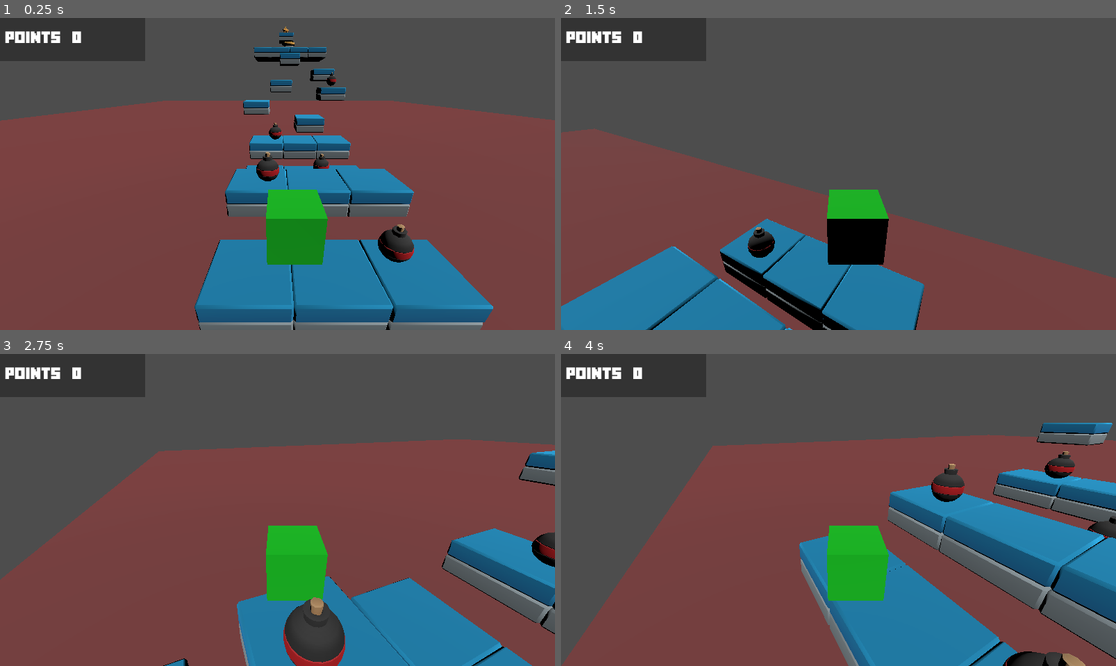
Above: before the commit, frames 1-4 (two rows, left to right).
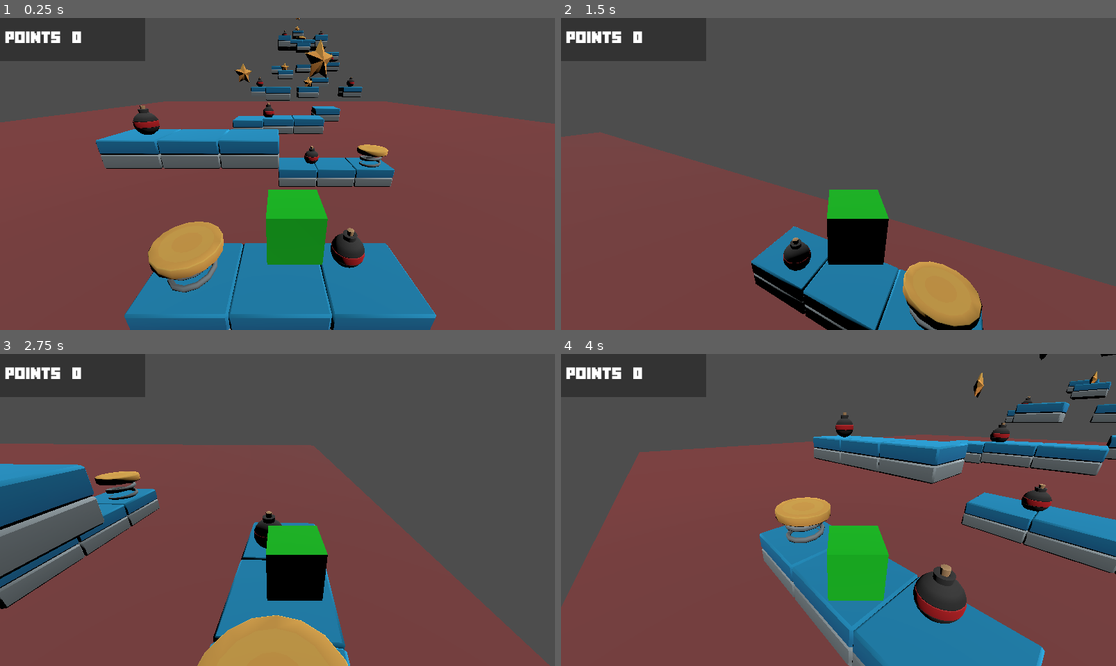
Above: after the commit, the same moments.

Repository: pwkkos/Godot-Minigame-1
Game: Godot game, scene res://Scenes/Main.tscn
Same seed, same stepped clock (60 frames per second), same inputs: the game is played once before the commit and once after it.
Inputs:
- Up to frame 1 (0.25 s): no input
- Up to frame 2 (1.5 s): tap Enter (ui_accept) at 0.5, 0.77 s; hold Right (ui_right) 0.53-1.28 s; hold Down (ui_down) from 1.28 s (still down)
- Up to frame 3 (2.75 s): tap Enter (ui_accept) at 1.52 s; release Down (ui_down) at 2.03 s; hold Right (ui_right) from 2.03 s (still down)
- Up to frame 4 (4 s): release Right (ui_right) at 2.78 s; hold Up (ui_up) 2.78-3.53 s; tap Enter (ui_accept) at 3.02, 3.77 s; hold Left (ui_left) from 3.53 s (still down)

The runs differ from the first frame. In frame 1, 24% of the frame differs, in the area x 0-100%, y 0-100%; in frame 2, 14%; in frame 3, 38%, in the area x 0-100%, y 27-100%; in frame 4, 33%.

Commit message:
Update game

Diff:
--- a/godot-minigame-1/Scenes/Main.tscn
+++ b/godot-minigame-1/Scenes/Main.tscn
@@ -44,7 +44,7 @@
 transform = Transform3D(0.9408867, 0, -0.33872154, 0.26964808, 0.6051968, 0.74901736, 0.20499314, -0.796076, 0.5694215, 0, 10, 0)
 
 [node name="Player" parent="." instance=ExtResource("1_kln2b")]
-transform = Transform3D(-4.371139e-08, 0, -1, 0, 1, 0, 1, 0, -4.371139e-08, -0.5906524, 1.7738466, 5.118198)
+transform = Transform3D(-4.371139e-08, 0, -1, 0, 1, 0, 1, 0, -4.371139e-08, -0.40850538, 1.7478452, 6.397123)
 
 [node name="Camera3D" type="Camera3D" parent="Player"]
 transform = Transform3D(1, 0, 0, 0, 0.91969824, 0.39262608, 0, -0.39262608, 0.91969824, -0.31240737, 2.45037, 3.2369843)
--- a/godot-minigame-1/Scenes/level.tscn
+++ b/godot-minigame-1/Scenes/level.tscn
@@ -9,82 +9,103 @@
 [node name="Level" type="Node3D"]
 
 [node name="Hazard_FallZone" parent="." instance=ExtResource("1_k5f4k")]
-transform = Transform3D(1, 0, 0, 0, 1, 0, 0, 0, 1, 44, -2, 5)
+transform = Transform3D(1, 0, 0, 0, 1.6500001, 0, 0, 0, 1, 44, -2.8, 5)
 
 [node name="Platforms" type="Node3D" parent="."]
 transform = Transform3D(1, 0, 0, 0, 1, 0, 0, 0, 1, 1, 0, -1)
 
 [node name="Platform30" parent="Platforms" instance=ExtResource("1_tumq0")]
-transform = Transform3D(1, 0, 0, 0, 1, 0, 0, 0, 1, 12.994326, 2, 4)
+transform = Transform3D(-4.371139e-08, 0, 1, 0, 1, 0, -1, 0, -4.371139e-08, 25.994326, 5, 8)
 
 [node name="Platform31" parent="Platforms" instance=ExtResource("1_tumq0")]
-transform = Transform3D(1, 0, 0, 0, 1, 0, 0, 0, 1, 10.994326, 1, 8)
+transform = Transform3D(1, 0, 0, 0, 1, 0, 0, 0, 1, 22.994326, 4, 12)
+
+[node name="Platform33" parent="Platforms" instance=ExtResource("1_tumq0")]
+transform = Transform3D(1, 0, 0, 0, 1, 0, 0, 0, 1, 20.994326, 3, 5)
 
 [node name="Platform32" parent="Platforms" instance=ExtResource("1_tumq0")]
-transform = Transform3D(1, 0, 0, 0, 1, 0, 0, 0, 1, 21.99149, 7, 4.100001)
+transform = Transform3D(-4.371139e-08, 0, 0.9, 0, 1.6500001, 0, -1, 0, -3.934025e-08, 34.99149, 10, 8.1)
 
 [node name="Platform26" parent="Platforms" instance=ExtResource("1_tumq0")]
-transform = Transform3D(1, 0, 0, 0, 1, 0, 0, 0, 1, 21.977303, 7, 10)
+transform = Transform3D(-4.371139e-08, 0, 1, 0, 1.6500001, 0, -1, 0, -4.371139e-08, 34.977303, 10, 14)
 
 [node name="Platform27" parent="Platforms" instance=ExtResource("1_tumq0")]
-transform = Transform3D(1, 0, 0, 0, 1, 0, 0, 0, 1, 29.977303, 10, 6.8999996)
+transform = Transform3D(-4.371139e-08, 0, 1, 0, 1, 0, -1, 0, -4.371139e-08, 42.977303, 13, 10.9)
+
+[node name="Platform34" parent="Platforms" instance=ExtResource("1_tumq0")]
+transform = Transform3D(-4.371139e-08, 0, 1, 0, 1, 0, -1, 0, -4.371139e-08, 42.977303, 13, 10.9)
 
 [node name="Platform28" parent="Platforms" instance=ExtResource("1_tumq0")]
-transform = Transform3D(1, 0, 0, 0, 1, 0, 0, 0, 1, 23.974464, 7, 6)
+transform = Transform3D(-4.371139e-08, 0, 1, 0, 1, 0, -1, 0, -4.371139e-08, 36.974464, 10, 10)
 
 [node name="Platform22" parent="Platforms" instance=ExtResource("1_tumq0")]
-transform = Transform3D(1, 0, 0, 0, 1, 0, 0, 0, 1, 19.282978, 6.1000004, 6.8999996)
+transform = Transform3D(-4.371139e-08, 0, 1, 0, 1, 0, -1, 0, -4.371139e-08, 32.282978, 9.1, 10.9)
 
 [node name="Platform23" parent="Platforms" instance=ExtResource("1_tumq0")]
-transform = Transform3D(1, 0, 0, 0, 1, 0, 0, 0, 1, 17.982977, 4.6, 10.1)
+transform = Transform3D(-4.371139e-08, 0, 1, 0, 1, 0, -1, 0, -4.371139e-08, 30.182978, 7.6, 14.8)
 
 [node name="Platform24" parent="Platforms" instance=ExtResource("1_tumq0")]
-transform = Transform3D(1, 0, 0, 0, 1, 0, 0, 0, 1, 23.980143, 7, 10.000001)
+transform = Transform3D(-4.371139e-08, 0, 1, 0, 1.6500001, 0, -1, 0, -4.371139e-08, 36.98014, 10, 14.000001)
+
+[node name="Platform29" parent="Platforms" instance=ExtResource("1_tumq0")]
+transform = Transform3D(-4.371139e-08, 0, 1, 0, 1, 0, -1, 0, -4.371139e-08, 13.58014, 1.4, 11.000002)
+
+[node name="Platform25" parent="Platforms" instance=ExtResource("1_tumq0")]
+transform = Transform3D(-4.371139e-08, 0, 1, 0, 1, 0, -1, 0, -4.371139e-08, 31.98014, 6, 7.0000014)
 
 [node name="Platform18" parent="Platforms" instance=ExtResource("1_tumq0")]
-transform = Transform3D(1, 0, 0, 0, 1, 0, 0, 0, 1, 16.588652, 3.6, 6)
+transform = Transform3D(-4.371139e-08, 0, 1, 0, 1, 0, -1, 0, -4.371139e-08, 29.38865, 6, 10.7)
 
 [node name="Platform19" parent="Platforms" instance=ExtResource("1_tumq0")]
-transform = Transform3D(1, 0, 0, 0, 1, 0, 0, 0, 1, 13.788651, 3, 10.1)
+transform = Transform3D(-4.371139e-08, 0, 1, 0, 1, 0, -1, 0, -4.371139e-08, 26.78865, 6, 14.1)
 
 [node name="Platform20" parent="Platforms" instance=ExtResource("1_tumq0")]
-transform = Transform3D(1, 0, 0, 0, 1, 0, 0, 0, 1, 23.985813, 7, 8)
+transform = Transform3D(-4.371139e-08, 0, 1, 0, 1, 0, -1, 0, -4.371139e-08, 36.985813, 10, 12)
 
 [node name="Platform14" parent="Platforms" instance=ExtResource("1_tumq0")]
-transform = Transform3D(1, 0, 0, 0, 1, 0, 0, 0, 1, 23.997162, 7, 4.1)
+transform = Transform3D(-4.371139e-08, 0, 1, 0, 1.6500001, 0, -1, 0, -4.371139e-08, 36.833275, 10, 8.069456)
 
 [node name="Platform15" parent="Platforms" instance=ExtResource("1_tumq0")]
-transform = Transform3D(1, 0, 0, 0, 1, 0, 0, 0, 1, 21.997162, 7, 8)
+transform = Transform3D(-4.371139e-08, 0, 1, 0, 1, 0, -1, 0, -4.371139e-08, 34.99716, 10, 12)
 
 [node name="Platform16" parent="Platforms" instance=ExtResource("1_tumq0")]
-transform = Transform3D(1, 0, 0, 0, 1, 0, 0, 0, 1, 21.994326, 7, 6)
+transform = Transform3D(-4.371139e-08, 0, 1, 0, 1, 0, -1, 0, -4.371139e-08, 34.994324, 10, 10)
 
 [node name="Platform10" parent="Platforms" instance=ExtResource("1_tumq0")]
-transform = Transform3D(1, 0, 0, 0, 1, 0, 0, 0, 1, 8, 0, 5)
+transform = Transform3D(1, 0, 0, 0, 1, 0, 0, 0, 1, 10.1, 1, 5)
 
 [node name="Platform11" parent="Platforms" instance=ExtResource("1_tumq0")]
-transform = Transform3D(1, 0, 0, 0, 1, 0, 0, 0, 1, 8.023943, 0, 8.993853)
+transform = Transform3D(1, 0, 0, 0, 1, 0, 0, 0, 1, 10.023943, 1.1, 8.993853)
 
 [node name="Platform12" parent="Platforms" instance=ExtResource("1_tumq0")]
-transform = Transform3D(1, 0, 0, 0, 1, 0, 0, 0, 1, 7.997163, 0, 7)
+transform = Transform3D(1, 0, 0, 0, 1, 0, 0, 0, 1, 9.997163, 1.1, 7)
+
+[node name="Platform13" parent="Platforms" instance=ExtResource("1_tumq0")]
+transform = Transform3D(1, 0, 0, 0, 1, 0, 0, 0, 1, 18, 3, 10)
+
+[node name="Platform17" parent="Platforms" instance=ExtResource("1_tumq0")]
+transform = Transform3D(1, 0, 0, 0, 1, 0, 0, 0, 1, 20.023943, 3, 14.993853)
+
+[node name="Platform21" parent="Platforms" instance=ExtResource("1_tumq0")]
+transform = Transform3D(1, 0, 0, 0, 1, 0, 0, 0, 1, 13.997163, 3, 7)
 
 [node name="Platform8" parent="Platforms" instance=ExtResource("1_tumq0")]
-transform = Transform3D(1, 0, 0, 0, 1, 0, 0, 0, 1, 4.7, -0.90000004, 5)
+transform = Transform3D(1, 0, 0, 0, 1, 0, 0, 0, 1, 6.2, -0.90000004, 8)
 
 [node name="Platform5" parent="Platforms" instance=ExtResource("1_tumq0")]
-transform = Transform3D(1, 0, 0, 0, 1, 0, 0, 0, 1, 2, 0, 5)
+transform = Transform3D(1, 0, 0, 0, 1, 0, 0, 0, 1, 3, 1.3999997, 2)
 
 [node name="Platform4" parent="Platforms" instance=ExtResource("1_tumq0")]
-transform = Transform3D(1, 0, 0, 0, 1, 0, 0, 0, 1, 4.7, -0.90000004, 9)
+transform = Transform3D(1, 0, 0, 0, 1, 0, 0, 0, 1, 6.2, -0.90000004, 12)
 
 [node name="Platform3" parent="Platforms" instance=ExtResource("1_tumq0")]
-transform = Transform3D(1, 0, 0, 0, 1, 0, 0, 0, 1, 2, 0, 9)
+transform = Transform3D(1, 0, 0, 0, 1, 0, 0, 0, 1, 3, 1.4, 6)
 
 [node name="Platform2" parent="Platforms" instance=ExtResource("1_tumq0")]
-transform = Transform3D(1, 0, 0, 0, 1, 0, 0, 0, 1, 4.6971626, -0.90000004, 7)
+transform = Transform3D(1, 0, 0, 0, 1, 0, 0, 0, 1, 6.1971626, -0.90000004, 10)
 
 [node name="Platform" parent="Platforms" instance=ExtResource("1_tumq0")]
-transform = Transform3D(1, 0, 0, 0, 1, 0, 0, 0, 1, 2, 0, 7)
+transform = Transform3D(1, 0, 0, 0, 1, 0, 0, 0, 1, 3, 1.4, 4)
 
 [node name="Platform6" parent="Platforms" instance=ExtResource("1_tumq0")]
 transform = Transform3D(1, 0, 0, 0, 1, 0, 0, 0, 1, -1, -1, 5)
@@ -101,23 +122,71 @@
 transform = Transform3D(1, 0, 0, 0, 1, 0, 0, 0, 1, 0.3666618, 0.32389712, 7.657507)
 
 [node name="Hazard_Bomb2" parent="Hazards" instance=ExtResource("3_6phgx")]
-transform = Transform3D(1, 0, 0, 0, 1, 0, 0, 0, 1, 14.837668, 4.5028963, 9.125016)
+transform = Transform3D(-4.371139e-08, 0, 1, 0, 1, 0, -1, 0, -4.371139e-08, 27.83767, 7.5028963, 13.125016)
+
+[node name="Hazard_Bomb8" parent="Hazards" instance=ExtResource("3_6phgx")]
+transform = Transform3D(-4.371139e-08, 0, 1, 0, 1, 0, -1, 0, -4.371139e-08, 38.23767, 11.8028965, 7.1250153)
+
+[node name="Hazard_Bomb9" parent="Hazards" instance=ExtResource("3_6phgx")]
+transform = Transform3D(-4.371139e-08, 0, 1, 0, 1, 0, -1, 0, -4.371139e-08, 37.03767, 11.8028965, 7.1250153)
+
+[node name="Hazard_Bomb10" parent="Hazards" instance=ExtResource("3_6phgx")]
+transform = Transform3D(-4.371139e-08, 0, 1, 0, 1, 0, -1, 0, -4.371139e-08, 35.83767, 11.8028965, 7.1250153)
+
+[node name="Hazard_Bomb11" parent="Hazards" instance=ExtResource("3_6phgx")]
+transform = Transform3D(-4.371139e-08, 0, 1, 0, 1, 0, -1, 0, -4.371139e-08, 38.23767, 11.8028965, 13.025015)
+
+[node name="Hazard_Bomb12" parent="Hazards" instance=ExtResource("3_6phgx")]
+transform = Transform3D(-4.371139e-08, 0, 1, 0, 1, 0, -1, 0, -4.371139e-08, 37.03767, 11.8028965, 13.025015)
+
+[node name="Hazard_Bomb13" parent="Hazards" instance=ExtResource("3_6phgx")]
+transform = Transform3D(-4.371139e-08, 0, 1, 0, 1, 0, -1, 0, -4.371139e-08, 35.83767, 11.8028965, 13.025015)
 
 [node name="Hazard_Bomb" parent="Hazards" instance=ExtResource("3_6phgx")]
-transform = Transform3D(1, 0, 0, 0, 1, 0, 0, 0, 1, 2.8101406, 1.4059553, 4.3385887)
+transform = Transform3D(1, 0, 0, 0, 1, 0, 0, 0, 1, 3.8101406, 2.805955, 1.3385887)
 
 [node name="Hazard_Bomb4" parent="Hazards" instance=ExtResource("3_6phgx")]
-transform = Transform3D(1, 0, 0, 0, 1, 0, 0, 0, 1, 5.8101406, 0.4059553, 6.8385887)
+transform = Transform3D(1, 0, 0, 0, 1, 0, 0, 0, 1, 7.3101406, 0.4059553, 7.8385887)
 
 [node name="Hazard_Bomb5" parent="Hazards" instance=ExtResource("3_6phgx")]
-transform = Transform3D(1, 0, 0, 0, 1, 0, 0, 0, 1, 8.910141, 1.4059553, 4.5385885)
+transform = Transform3D(1, 0, 0, 0, 1, 0, 0, 0, 1, 10.910141, 2.4059553, 5.3385887)
+
+[node name="Hazard_Bomb6" parent="Hazards" instance=ExtResource("3_6phgx")]
+transform = Transform3D(1, 0, 0, 0, 1, 0, 0, 0, 1, 20.910141, 4.4059553, 13.938588)
+
+[node name="Hazard_Bomb7" parent="Hazards" instance=ExtResource("3_6phgx")]
+transform = Transform3D(1, 0, 0, 0, 1, 0, 0, 0, 1, 21.910141, 4.4059553, 3.9385881)
 
 [node name="Coins" type="Node3D" parent="."]
 
 [node name="Coin" parent="Coins" instance=ExtResource("4_81xng")]
-transform = Transform3D(0.017435014, 0, -0.999848, 0, 1, 0, 0.999848, 0, 0.017435014, 31.026749, 11.362118, 5.834876)
+transform = Transform3D(0.017435014, 0, -0.999848, 0, 1, 0, 0.999848, 0, 0.017435014, 44.098003, 14.362118, 9.807583)
+
+[node name="Coin4" parent="Coins" instance=ExtResource("4_81xng")]
+transform = Transform3D(0.017435014, 0, -0.999848, 0, 1, 0, 0.999848, 0, 0.017435014, 44.098003, 16.362118, 9.807583)
+
+[node name="Coin5" parent="Coins" instance=ExtResource("4_81xng")]
+transform = Transform3D(0.017435014, 0, -0.999848, 0, 1, 0, 0.999848, 0, 0.017435014, 44.098003, 18.362118, 9.807583)
+
+[node name="Coin2" parent="Coins" instance=ExtResource("4_81xng")]
+transform = Transform3D(-0.24193874, 0, -0.97029155, 0, 1, 0, 0.97029155, 0, -0.24193874, 27.044798, 6.362118, 6.9044647)
+
+[node name="Coin3" parent="Coins" instance=ExtResource("4_81xng")]
+transform = Transform3D(0.017435014, 0, -0.999848, 0, 1, 0, 0.999848, 0, 0.017435014, 19.080883, 4.362118, 9.043641)
+
+[node name="Coin6" parent="Coins" instance=ExtResource("4_81xng")]
+transform = Transform3D(0.017435014, 0, -0.999848, 0, 1, 0, 0.999848, 0, 0.017435014, 4.048293, 4.762118, 7.3054705)
+
+[node name="Coin7" parent="Coins" instance=ExtResource("4_81xng")]
+transform = Transform3D(0.017435014, 0, -0.999848, 0, 1, 0, 0.999848, 0, 0.017435014, 10.987949, 4.762118, 3.7839422)
 
 [node name="Springs" type="Node3D" parent="."]
 
 [node name="Spring" parent="Springs" instance=ExtResource("5_wqkje")]
-transform = Transform3D(1, 0, 0, 0, 1, 0, 0, 0, 1, 25, 8, 6)
+transform = Transform3D(-4.371139e-08, 0, 1, 0, 1, 0, -1, 0, -4.371139e-08, 38, 11, 10)
+
+[node name="Spring2" parent="Springs" instance=ExtResource("5_wqkje")]
+transform = Transform3D(1, 0, 0, 0, 1, 0, 0, 0, 1, 7, 0, 11)
+
+[node name="Spring3" parent="Springs" instance=ExtResource("5_wqkje")]
+transform = Transform3D(1, 0, 0, 0, 1, 0, 0, 0, 1, 0, 0, 4)
